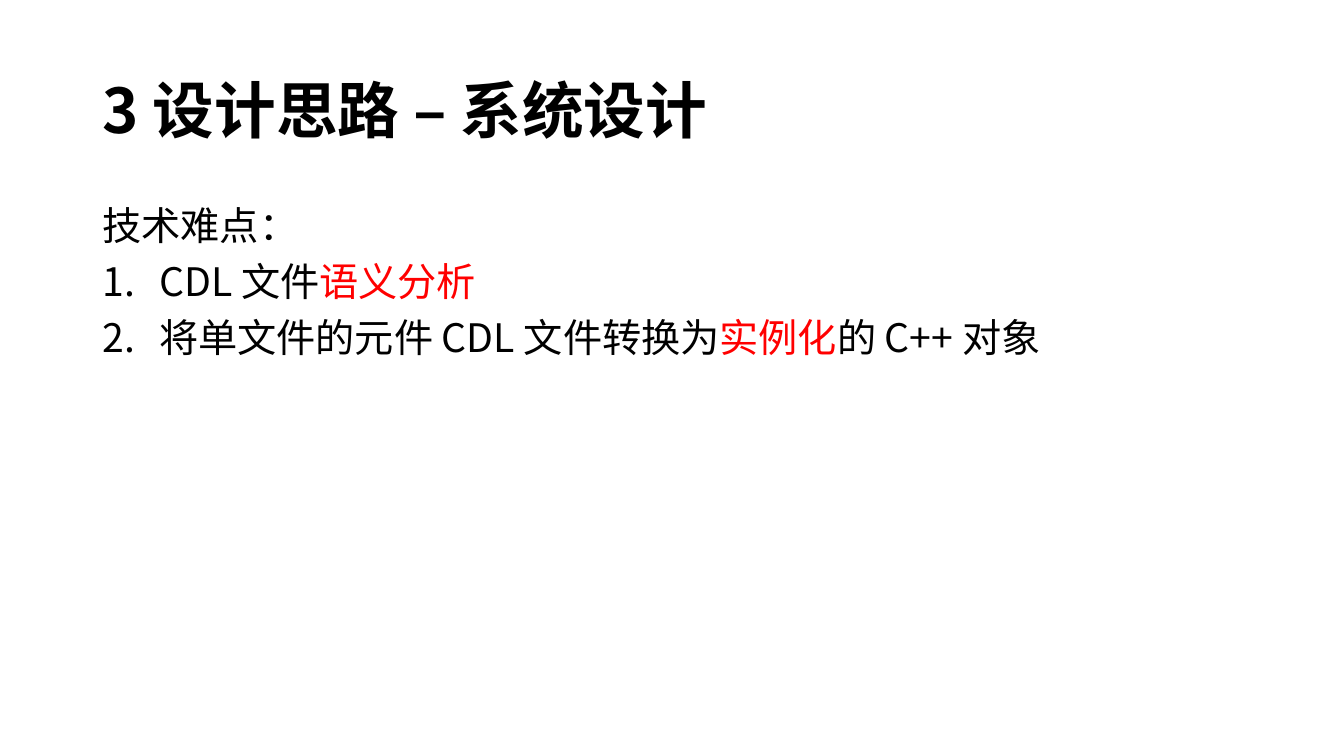
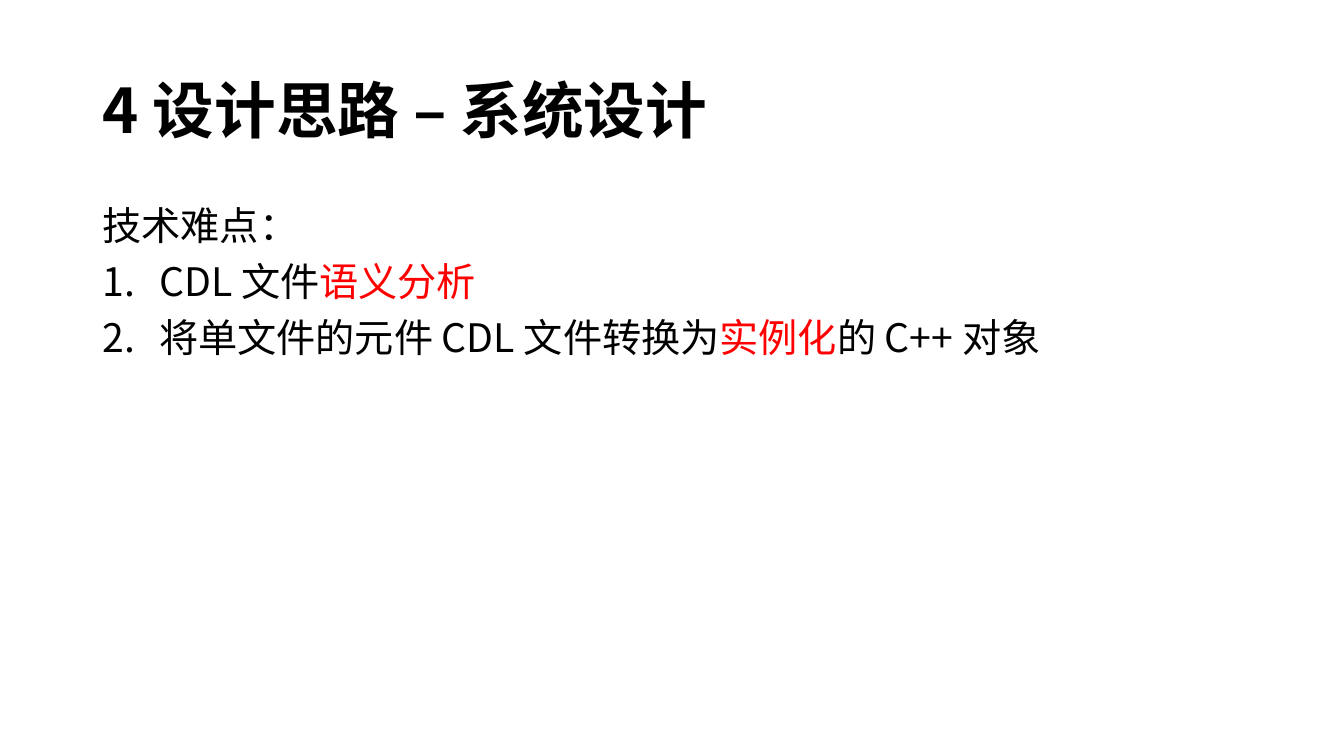
Before and after one commit to tth37/contras, a slide deck: slide 8 of doc/Contras HDL Simulator.pptx (slide 6 before the commit). Drawn at 1344x756 pixels with LibreOffice and Linux fonts; fonts in the diff are those of the drawing. Boxes give left, top, right and bottom in pixels: in the first picture for what was removed or moved away, otherwise in the second. Text is boxed around its words. In the diff, an @@ line names an element or a change of style, - is before the commit and + after.

```diff
--- a/doc/Contras HDL Simulator.pptx
+++ b/doc/Contras HDL Simulator.pptx
@@ title at (x1=102, y1=80, x2=707, y2=139): text changed @@
-3 设计思路 – 系统设计
+4 设计思路 – 系统设计
```
Also in this commit, not shown: 9 other slides changed, 32 other files.
